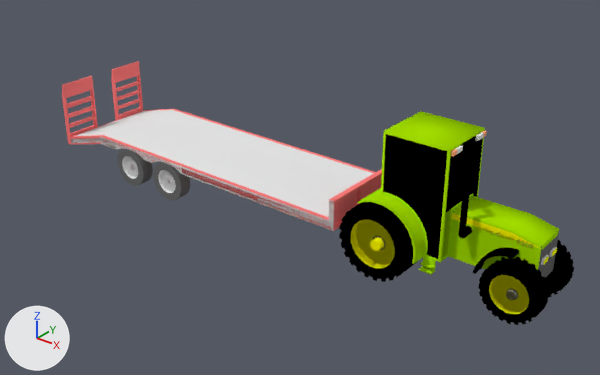
The Blender file Assets/Models/Plant/tractor/tractor and trailer.blend: old version first, new version second.
One viewpoint serves both versions: a 50 mm lens placed at (4.95, -9.66, 6.62), pointed at (-2.88, 0.13, 0.55). Lighting does not change. The marker at lower left points along +X, +Y and +Z.

The older version as bpy lines, for what is in view:
```python
ob_sketchup_001 = bpy.data.objects.new('SketchUp.001', me_id13)
ob_sketchup_001.parent = ob_empty
ob_sketchup_001.location = (0.0, 0.0, 0.0)
ob_sketchup_001.scale = (0.0254, 0.0254, 0.0254)
ob_sketchup_189 = bpy.data.objects.new('SketchUp.189', me_id306)
ob_sketchup_189.parent = ob_empty
ob_sketchup_189.location = (-0.338, 0.0, 0.0)
ob_sketchup_189.rotation_euler = (0.0, 0.0, 1.571)  # degrees (0, 0, 90)
ob_sketchup_189.scale = (0.0125, 0.0125, 0.0125)
```
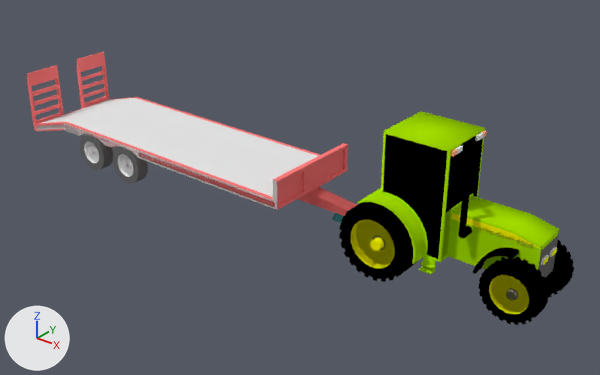
Pixel boxes (x1, y1, x2, y2) of what changed, in the pictures (600 x 375 px):
'SketchUp.189', mesh moved
    before: (62, 61, 382, 231)
    after: (27, 52, 357, 223)

What changed in the scene script:
```text
Change me_id306:
    where me_id306.from_pydata(...)  # 4097 vertices, 3771 faces; spans x -76.0..73.0, y 0.0..590.0, z 6.0..130.0
    used by ob_sketchup_189; parent = ob_empty; location = (-0.338, 0.0, 0.0); rotation_euler = (0.0, 0.0, 1.571), in degrees (0, 0, 90); scale = (0.0125, 0.0125, 0.0125)
    me_id306 part 1: the whole mesh is moved by (0.0, 86.0, 0.0)
```
